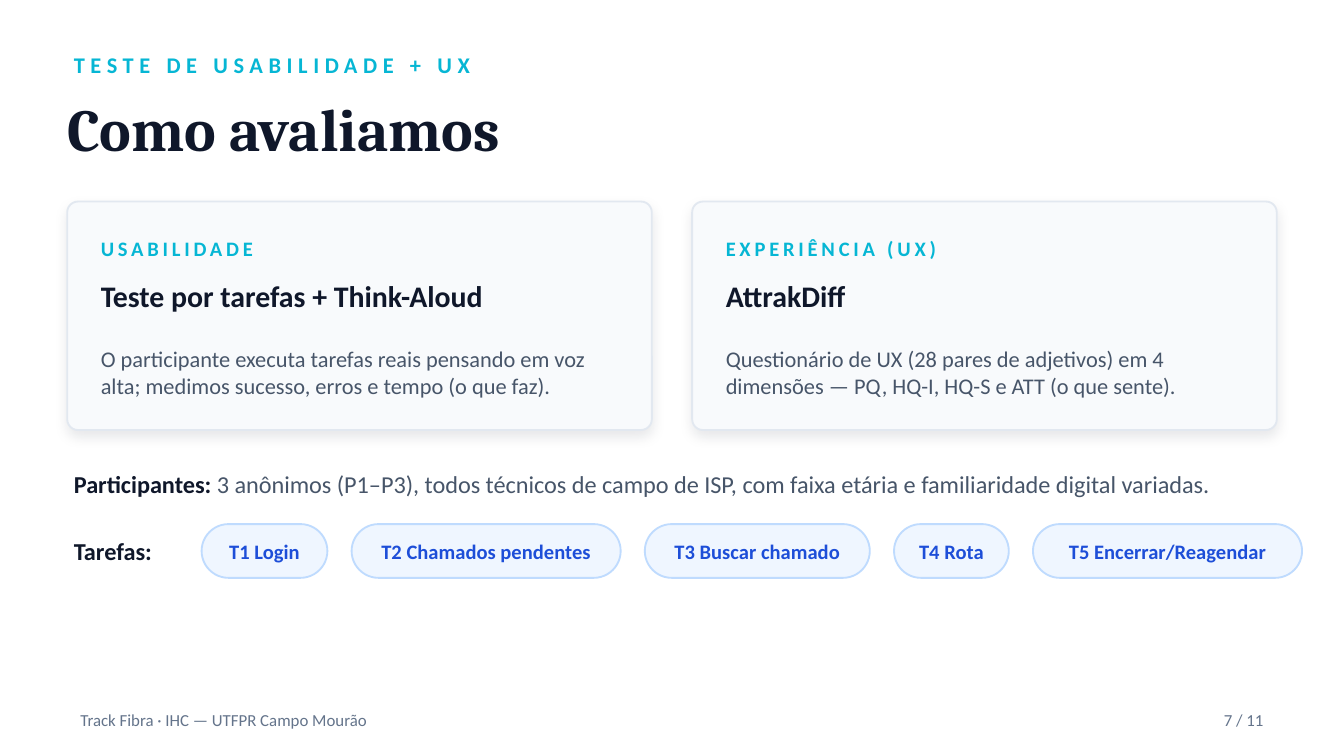
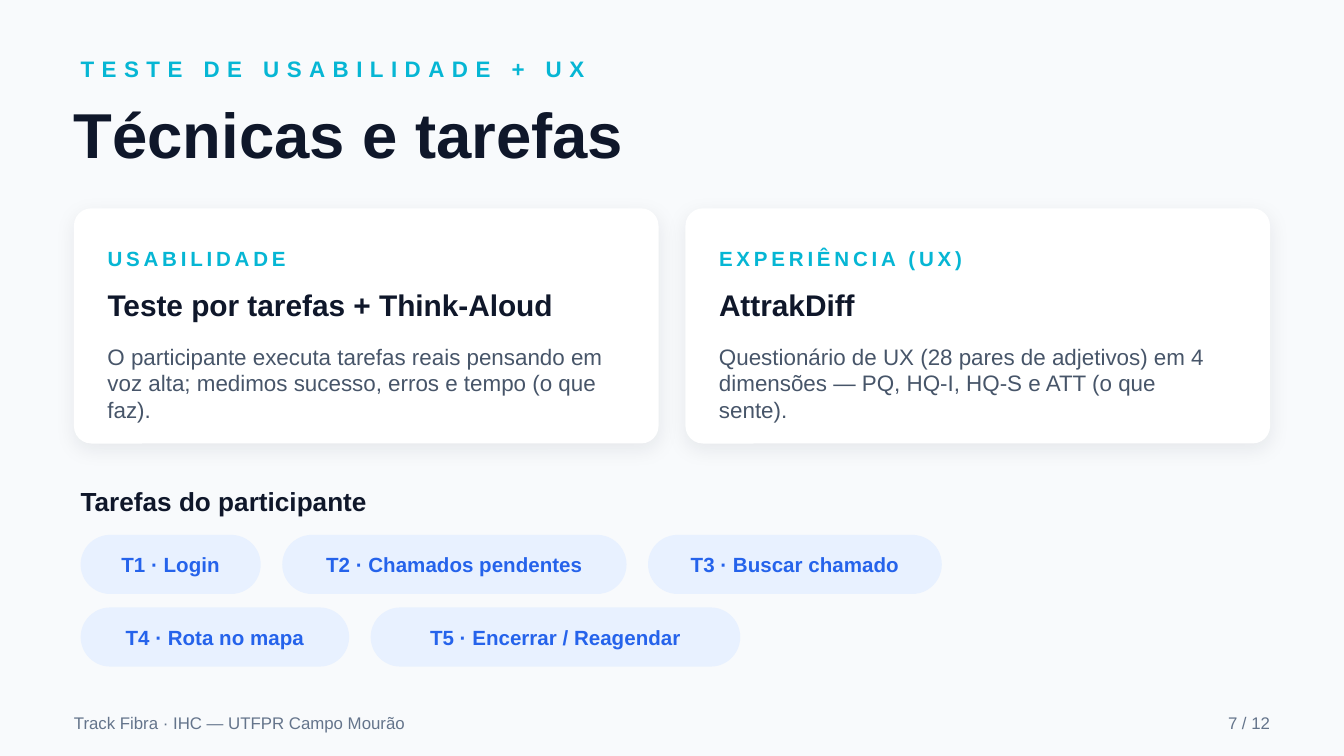
Before and after one commit to PedroH-Tardivo/track-fibra, a slide deck: slide 7 of entrega2-track-fibra.pptx. Drawn at 1344x756 pixels with LibreOffice and Linux fonts; fonts in the diff are those of the drawing. Boxes give left, top, right and bottom in pixels: in the first picture for what was removed or moved away, otherwise in the second. Text is boxed around its words. In the diff, an @@ line names an element or a change of style, - is before the commit and + after.

```diff
--- a/entrega2-track-fibra.pptx
+++ b/entrega2-track-fibra.pptx
@@ background #FFFFFF to #F8FAFC @@
@@ text "TESTE DE USABILIDADE + UX": place and size @@
-text "TESTE DE USABILIDADE + UX" at [74,58,470,73]
+text "TESTE DE USABILIDADE + UX" at [81,61,585,78]
@@ text "TESTE DE USABILIDADE + UX" at [81,61,585,78]: font Calibri to Arial, letter spacing 3 to 4 pt @@
@@ text at [74,111,623,159]: text changed; size 32 to 34 pt; font Cambria to Arial @@
-Como avaliamos
+Técnicas e tarefas
@@ rounded rectangle: place and size @@
-rounded rectangle at [67,202,652,430]
+rounded rectangle at [74,208,659,444]
@@ rounded rectangle at [74,208,659,444]: fill #F8FAFC to #FFFFFF; outline #E2E8F0 1 pt to none; shadow changed; proportions changed @@
@@ rounded rectangle at [685,208,1270,444]: fill #F8FAFC to #FFFFFF; outline #E2E8F0 1 pt to none; shadow changed; proportions changed @@
@@ rounded rectangle: place and size @@
-rounded rectangle at [692,202,1277,430]
+rounded rectangle at [685,208,1270,444]
@@ text "USABILIDADE": place and size @@
-text "USABILIDADE" at [101,242,253,256]
+text "USABILIDADE" at [108,251,286,267]
@@ text "EXPERIÊNCIA (UX)": place and size @@
-text "EXPERIÊNCIA (UX)" at [726,239,936,259]
+text "EXPERIÊNCIA (UX)" at [719,250,961,271]
@@ text "Teste por tarefas + Think-Aloud": place and size @@
-text "Teste por tarefas + Think-Aloud" at [101,286,483,312]
+text "Teste por tarefas + Think-Aloud" at [108,294,553,322]
@@ text "AttrakDiff": place and size @@
-text "AttrakDiff" at [726,286,846,308]
+text "AttrakDiff" at [719,294,855,317]
@@ text "Questionário de UX (28 pares ...": place and size @@
-text "Questionário de UX (28 pares ..." at [726,351,1175,398]
+text "Questionário de UX (28 pares ..." at [719,348,1203,423]
@@ text at [81,492,366,516]: text changed; size 13 to 14 pt; font Calibri to Arial; text colour #475569 to #0F172A; bold on @@
-Participantes: 3 anônimos (P1–P3), todos técnicos de campo de ISP, com faixa etária e familiaridade digital variadas.
+Tarefas do participante
@@ fill #EFF6FF to #E8F1FF; outline #BFDBFE 1 pt to none in 3 elements at [282,535,626,594], [648,535,942,594], [81,535,261,594] @@
@@ rounded rectangle: place and size @@
-rounded rectangle at [202,524,328,578]
+rounded rectangle at [81,535,261,594]
@@ rounded rectangle: place and size @@
-rounded rectangle at [352,524,621,578]
+rounded rectangle at [282,535,626,594]
@@ rounded rectangle: place and size @@
-rounded rectangle at [645,524,870,578]
+rounded rectangle at [648,535,942,594]
@@ rounded rectangle removed at [894,524,1008,578] @@
@@ rounded rectangle removed at [1034,524,1302,578] @@
@@ text removed at [74,543,152,560] @@
-Tarefas:
@@ text at [121,557,220,577]: text changed; font Calibri to Arial; text colour #1D4ED8 to #2563EB @@
-T1 Login
+T1 · Login
@@ text at [326,557,582,577]: text changed; font Calibri to Arial; text colour #1D4ED8 to #2563EB @@
-T2 Chamados pendentes
+T2 · Chamados pendentes
@@ text at [691,557,898,573]: text changed; font Calibri to Arial; text colour #1D4ED8 to #2563EB @@
-T3 Buscar chamado
+T3 · Buscar chamado
@@ rounded rectangle added at [81,607,349,667], fill #E8F1FF @@
@@ rounded rectangle added at [371,607,741,667], fill #E8F1FF @@
@@ text at [126,631,304,650]: text changed; font Calibri to Arial; text colour #1D4ED8 to #2563EB @@
-T4 Rota
+T4 · Rota no mapa
@@ text at [430,630,680,650]: text changed; font Calibri to Arial; text colour #1D4ED8 to #2563EB @@
-T5 Encerrar/Reagendar
+T5 · Encerrar / Reagendar
@@ font Calibri to Arial in 7 elements at [108,251,286,267], [108,294,553,322], [719,250,961,271], [719,294,855,317], [107,348,602,423], [719,348,1203,423], [74,717,405,733] @@
@@ text at [1228,717,1270,729]: text changed; font Calibri to Arial @@
-7 / 11
+7 / 12
```
Also in this commit, not shown: 10 other slides changed, 1 slide added.
